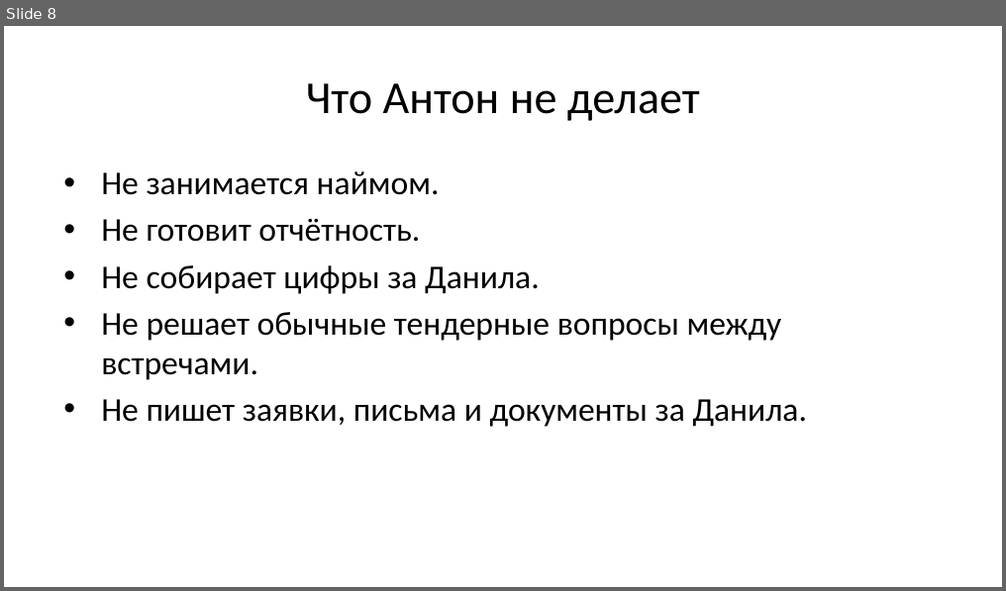
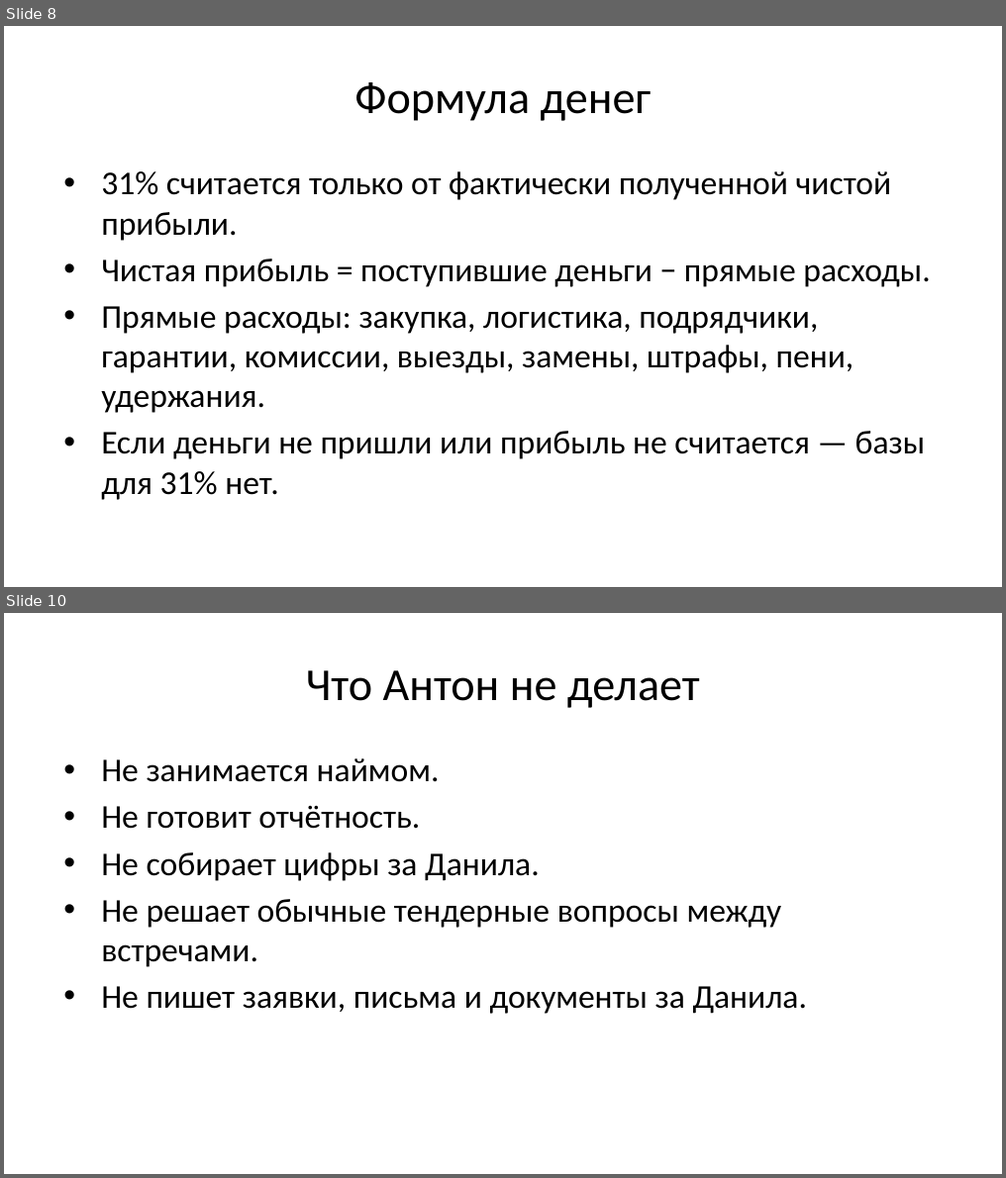
Before and after one commit to instrumentburg-sudo/danil-roadmap, a slide deck: artifacts/slides.pptx. Shown one above the other, each under a label of ours: slide 8 before the commit, slides 8 and 10 after it; the slides between them are not shown. The pictures are 1006x591 and 1006x1178 pixels, drawn with LibreOffice and Linux fonts; fonts in the diff are those of the drawing. Boxes give left, top, right and bottom in pixels: in the first picture for what was removed or moved away, otherwise in the second. Text is boxed around its words. In the diff, an @@ line names an element or a change of style, - is before the commit and + after.

```diff
--- a/artifacts/slides.pptx
+++ b/artifacts/slides.pptx
@@ slide 8 added at <box>4,26,1002,587</box>, background #FFFFFF @@
@@ title added at <box>354,82,651,121</box>, 33 pt, text #000000 @@
+Формула денег
@@ text added at <box>101,172,930,500</box>, 24 pt, text #000000 @@
+• 31% считается только от фактически полученной чистой прибыли.
+• Чистая прибыль = поступившие деньги − прямые расходы.
+• Прямые расходы: закупка, логистика, подрядчики, гарантии, комиссии, выезды, замены, штрафы, пени, удержания.
+• Если деньги не пришли или прибыль не считается — базы для 31% нет.
@@ what was slide 8 is now slide 10 @@
```
Also in this commit, not shown: 7 slides changed, 4 other slides added, 3 slides removed, 9 other files.
